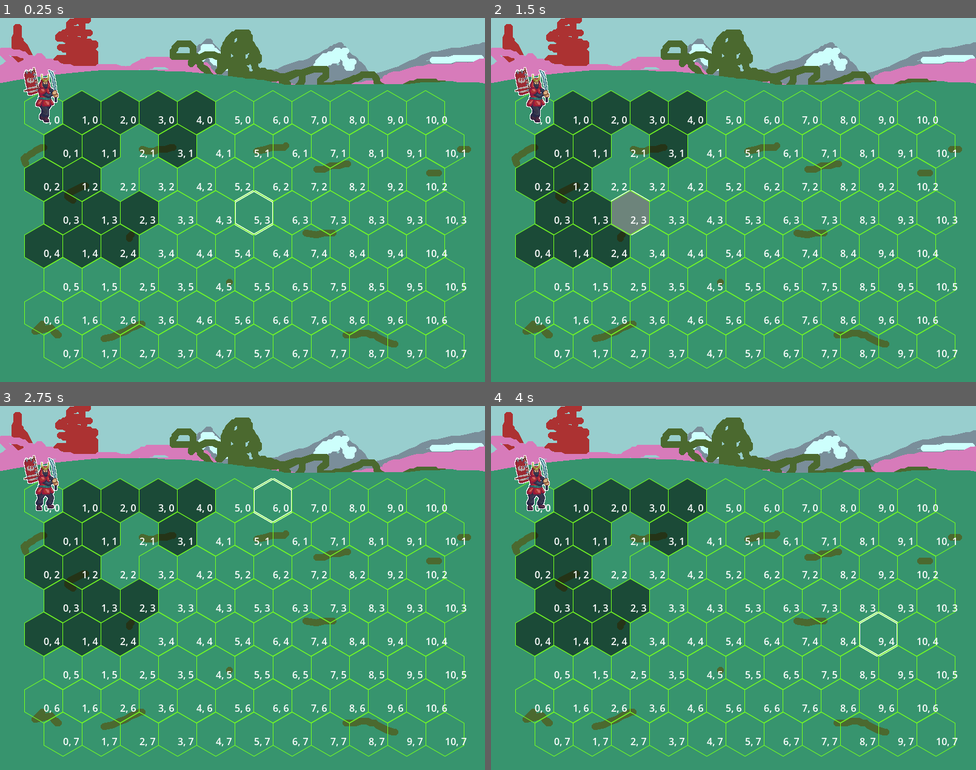
Above: before the commit, frames 1-4 (two rows, left to right).
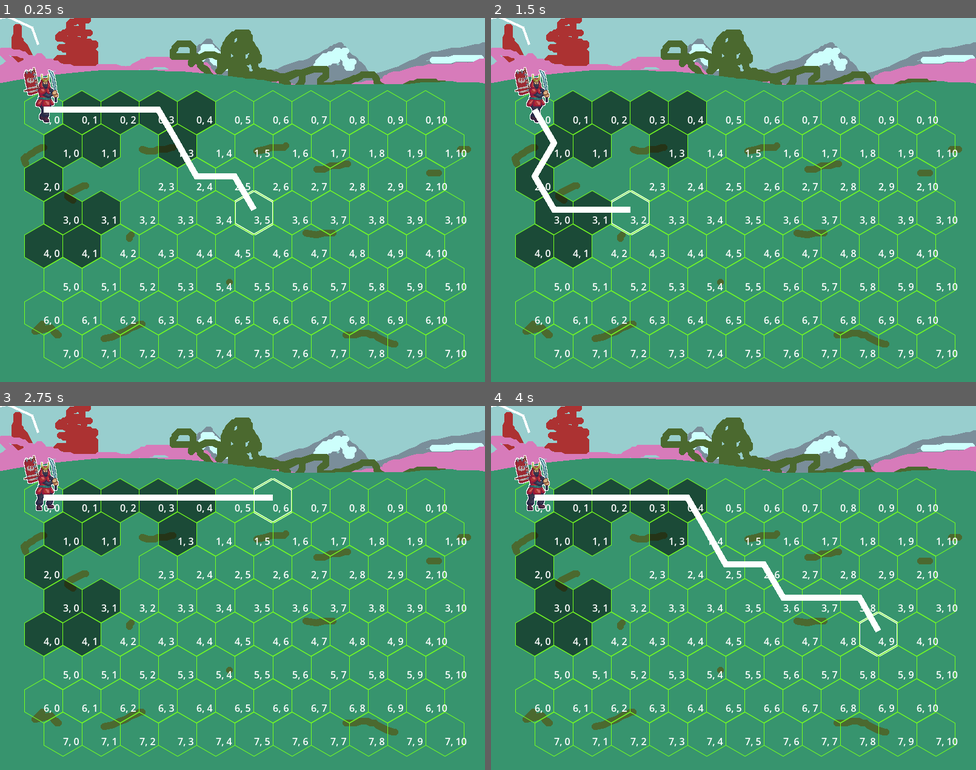
Above: after the commit, the same moments.

Repository: akrupych/nebula
Game: Godot game, scene res://scenes/battle.tscn
The game is run twice, just before and just after one commit, with the same random seed, the same clock (stepped at 60 frames per second) and the same inputs.
Inputs (mouse positions are in pixels of both pictures, inside the frame that each line leads up to):
- Up to frame 1 (0.25 s): no input
- Up to frame 2 (1.5 s): move the mouse to (840, 181) at 0.52 s; tap Enter at 1.25 s; move the mouse to (636, 218) at 1.27 s
- Up to frame 3 (2.75 s): tap Space at 2 s; move the mouse to (291, 507) at 2.02 s
- Up to frame 4 (4 s): move the mouse to (709, 660) at 2.77 s; move the mouse to (879, 642) at 3.52 s

The runs differ from the first frame. In frame 1, 5.3% of the frame differs, in the area x 0-97%, y 0-94%; in frame 2, 5.0%; in frame 3, 5.2%; in frame 4, 5.8%.

Commit message:
add A* navigation

Diff:
--- a/scenes/battle.tscn
+++ b/scenes/battle.tscn
@@ -88,3 +88,7 @@
 sprite_frames = SubResource("SpriteFrames_sl0w2")
 autoplay = "default"
 frame_progress = 0.282471
+
+[node name="Line2D" type="Line2D" parent="."]
+points = PackedVector2Array(0, 0, 0, 0, 0, 0, 12, -2, 18, 0, 53, 16, 63, 44)
+width = 4.0
--- a/scripts/game.gd
+++ b/scripts/game.gd
@@ -1,28 +1,121 @@
 extends Node2D
 
-@onready var grid = $Grid
+@onready var grid: Grid = $Grid
 
 var highlighted_hex: Hex = null
+var last_navigated: Hex = null
+var nav_line: Line2D = null
 const HEXAGON_FILLED_TEXTURE = preload("res://sprites/hexagon filled.png")
+
+var a_star: AStar3D = AStar3D.new()
 
 func _ready():
 	block_hexes()
 	var start = grid.get_hex(0, 0)
 	fill_reachable(start, 4)
+	prepare_navigation()
 
 func _process(_delta):
 	highlight_hovered()
 
+	if highlighted_hex != last_navigated and highlighted_hex != null:
+		if nav_line != null:
+			self.remove_child(nav_line)
+		nav_line = Line2D.new()
+		var id_path: PackedInt64Array = a_star.get_id_path(0, get_id_by_pos(highlighted_hex.get_grid_coordinates()))
+		var path_points: Array = [grid.get_hex(0, 0).position + Vector2(0, -25)]
+		for id in id_path:
+			var pos: Vector2 = get_pos_by_id(id)
+			path_points.append(grid.get_hex_by_pos(pos).position + Vector2(0, -25))
+		nav_line.points = PackedVector2Array(path_points)
+
+		print(a_star.get_point_count())
+		print(a_star.get_point_ids())
+		#print(str(path_points))
+		self.add_child(nav_line)
+		last_navigated = highlighted_hex
+
+func axial_to_oddr(axial: Vector2) -> Vector2:
+	var col = axial.y + (axial.x - (int(axial.x)&1)) / 2
+	var row = axial.x
+	return Vector2(row, col)
+
+func oddr_to_axial(oddr: Vector2) -> Vector2:
+	var q = oddr.y - (oddr.x - (int(oddr.x)&1)) / 2
+	var r = oddr.x
+	return Vector2(r, q)
+
+func cube_to_axial(cube: Vector3) -> Vector2:
+	var q = cube.x
+	var r = cube.y
+	return Vector2(r, q)
+
+func axial_to_cube(axial: Vector2) -> Vector3:
+	var q = axial.y
+	var r = axial.x
+	var s = -q-r
+	return Vector3(q, r, s)
+
+func oddr_to_cube(oddr: Vector2) -> Vector3:
+	return axial_to_cube(oddr_to_axial(oddr))
+
+func cube_to_oddr(cube: Vector3) -> Vector2:
+	return axial_to_oddr(cube_to_axial(cube))
+
+func get_id_by_pos(pos: Vector2) -> int:
+	return pos.x * grid.COLUMNS + pos.y
+
+func get_pos_by_id(id: int) -> Vector2:
+	var column: int = id % grid.COLUMNS
+	var row: int = (id - column) / grid.COLUMNS
+	return Vector2(row, column)
+
+## Defining hexes that're blocked and units cannot pass through
 func block_hexes():
 	grid.get_hex(2, 2).is_blocked = true
+	grid.get_hex(1, 2).is_blocked = true
 	grid.get_hex(2, 1).is_blocked = true
 
+## Function that fills hexes that can be reached by current unit
 func fill_reachable(start: Hex, speed: int):
 	for hex in hex_reachable(start, speed):
 		if hex != start:
 			hex.texture = HEXAGON_FILLED_TEXTURE
 
+## Preparing AStar2D to work with pathfinding
+func prepare_navigation():
+	var id_counter = 0
+	for i in range(grid.ROWS):
+		for j in range(grid.COLUMNS):
+			var hex: Hex = grid.get_hex(i, j)
+
+			a_star.add_point(id_counter, oddr_to_cube(hex.get_grid_coordinates()))
+			id_counter += 1
+	for id in a_star.get_point_ids():
+		var hex_cube_pos: Vector3 = a_star.get_point_position(id)
+		var hex_pos: Vector2 = cube_to_oddr(hex_cube_pos)
+		var hex: Hex = grid.get_hex_by_pos(hex_pos)
+		for dir in range(6):
+			var neighbor = hex_neighbor(hex, dir)
+			if !hex.is_blocked and neighbor != null and !neighbor.is_blocked:
+				var neighbor_id = neighbor.row * grid.COLUMNS + neighbor.column
+				a_star.connect_points(id, neighbor_id)
+
+## Highlight hovered hex using simple shader
 func highlight_hovered():
+	var hex = get_hex_at_cursor()
+	if hex != null:
+		if highlighted_hex != hex and highlighted_hex != null:
+			highlighted_hex.material = null
+		var shader = ShaderMaterial.new()
+		shader.shader = preload("res://shaders/selection.gdshader")
+		hex.material = shader
+	elif highlighted_hex != null:
+		highlighted_hex.material = null
+	highlighted_hex = hex
+
+## Returns Hex hovered with cursor, if no hex is hovered, then null is returned
+func get_hex_at_cursor() -> Hex:
 	var mouse_coords: Vector2 = get_global_mouse_position()
 
 	var raycast: PhysicsRayQueryParameters2D = PhysicsRayQueryParameters2D.create(mouse_coords, mouse_coords)
@@ -35,16 +128,9 @@
 		var collider: Node2D = result.get("collider")
 		if collider.get_parent() is Hex:
 			hex = collider.get_parent()
-	if hex != null:
-		if highlighted_hex != hex and highlighted_hex != null:
-			highlighted_hex.material = null
-		var shader = ShaderMaterial.new()
-		shader.shader = preload("res://shaders/selection.gdshader")
-		hex.material = shader
-	elif highlighted_hex != null:
-		highlighted_hex.material = null
-	highlighted_hex = hex
+	return hex
 
+## Returns array of hexes reachable from start Hex having fixed movement speed
 func hex_reachable(start: Hex, movement: int):
 	var visited: Array = [] # set of hexes
 	visited.append(start)
@@ -73,7 +159,8 @@
 	 [-1,  0], [ 0, +1], [+1, +1]],
 ]
 
+## Returning neighboring Hex in certain direction from provided one
 func hex_neighbor(hex: Hex, direction: int) -> Hex:
 	var parity = hex.row & 1
 	var diff = oddr_direction_differences[parity][direction]
-	return grid.get_hex(hex.column + diff[0], hex.row + diff[1])
+	return grid.get_hex(hex.row + diff[1], hex.column + diff[0])
--- a/scripts/grid.gd
+++ b/scripts/grid.gd
@@ -12,27 +12,30 @@
 @export var grid: Array = []
 
 func _ready():
+	prepare_grid()
+	delete_initial_hexes()
+
+func prepare_grid():
 	var sample_hex: Hex = hexagon.duplicate()
 
 	var offset_right: Vector2 = hexagon_right.position - hexagon.position
 	var offset_down: Vector2 = hexagon_down.position - hexagon.position
 
-	for i in range(COLUMNS):
+	for i in range(ROWS):
 		grid.append([])
-		for j in range(ROWS):
+		for j in range(COLUMNS):
 			var new_hex: Hex = sample_hex.duplicate()
 
-			new_hex.position += offset_right * i + Vector2(offset_down.x * (j % 2), offset_down.y * j)
+			new_hex.position += offset_right * j + Vector2(offset_down.x * (i % 2), offset_down.y * i)
 
-			new_hex.column = i
-			new_hex.row = j
+			new_hex.column = j
+			new_hex.row = i
 			var label = Label.new()
 
 			label.text = str(i) + ", " + str(j)
 			new_hex.add_child(label)
 			self.add_child(new_hex)
 			grid[i].append(new_hex)
-	delete_initial_hexes()
 
 func delete_initial_hexes():
 	self.remove_child(hexagon)
@@ -43,3 +46,6 @@
 	if row >= 0 and row < ROWS and column >= 0 and column < COLUMNS:
 		return grid[row][column]
 	return null
+
+func get_hex_by_pos(pos: Vector2) -> Hex:
+	return get_hex(pos.x, pos.y)
--- a/scripts/hex.gd
+++ b/scripts/hex.gd
@@ -1,11 +1,15 @@
 extends Sprite2D
 class_name Hex
 
+@export var row: int
 @export var column: int
-@export var row: int
 @export var is_blocked: bool = false
 
 func _process(_delta):
 	if is_blocked and self.texture != null:
 		self.texture = null
 		self.remove_child(self.get_child(0))
+		self.remove_child(self.get_child(0))
+
+func get_grid_coordinates() -> Vector2:
+	return Vector2(row, column)
